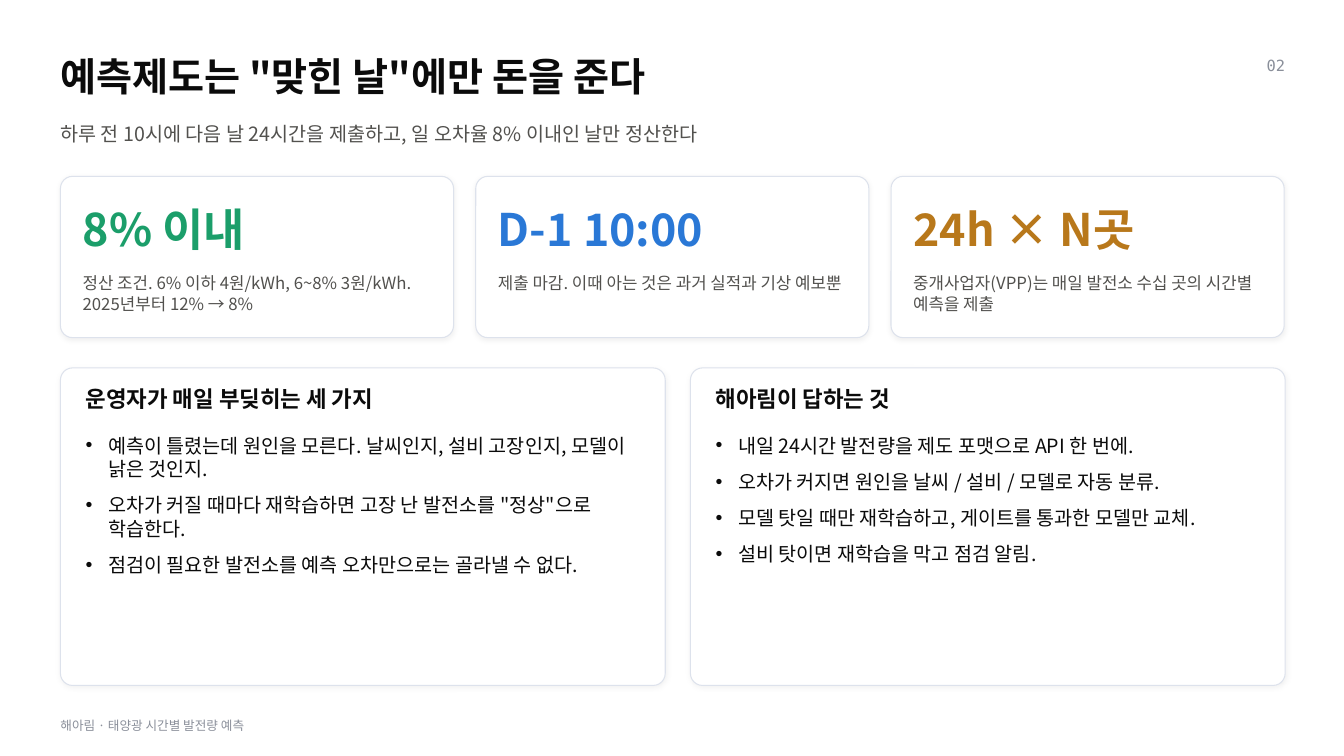
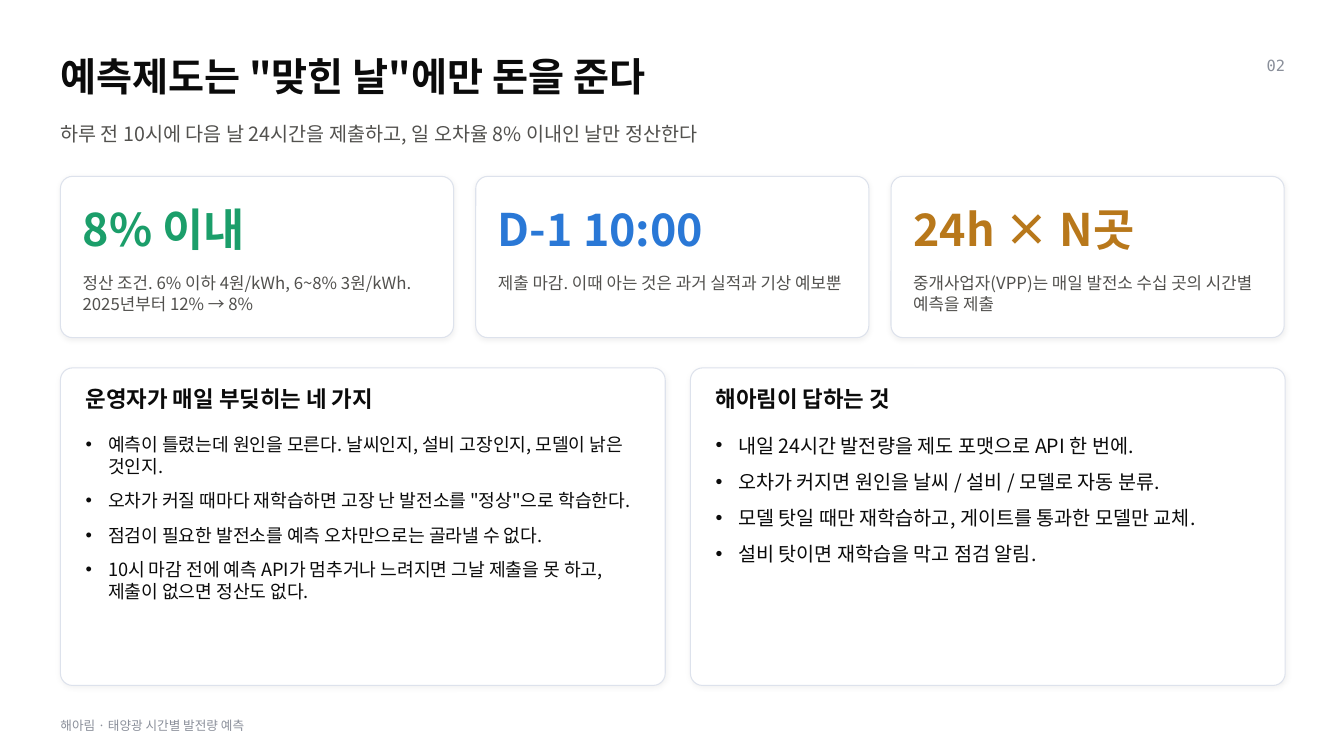
Before and after one commit to leemingi0906/model-serving, a slide deck: slide 2 of team_solar/release/해아림_발표.pptx. Drawn at 1344x756 pixels with LibreOffice and Linux fonts; fonts in the diff are those of the drawing. Boxes give left, top, right and bottom in pixels: in the first picture for what was removed or moved away, otherwise in the second. Text is boxed around its words. In the diff, an @@ line names an element or a change of style, - is before the commit and + after.

```diff
--- a/team_solar/release/해아림_발표.pptx
+++ b/team_solar/release/해아림_발표.pptx
@@ text at (x1=86, y1=388, x2=373, y2=409): text changed @@
-운영자가 매일 부딪히는 세 가지
+운영자가 매일 부딪히는 네 가지
@@ text at (x1=108, y1=436, x2=630, y2=544): size 14 to 13 pt in "예측이 틀렸는데 원인을 모른다. 날씨인지, 설비 고장인지, ...", "오차가 커질 때마다 재학습하면 고장 난 발전소를 ...", "점검이 필요한 발전소를 예측 오차만으로는 골라낼 수 ..." @@
@@ text at (x1=108, y1=561, x2=602, y2=600): paragraph added @@
+• 10시 마감 전에 예측 API가 멈추거나 느려지면 그날 제출을 못 하고, 제출이 없으면 정산도 없다.
```
Also in this commit, not shown: 19 other slides changed, 5 slides added, 8 other files.
